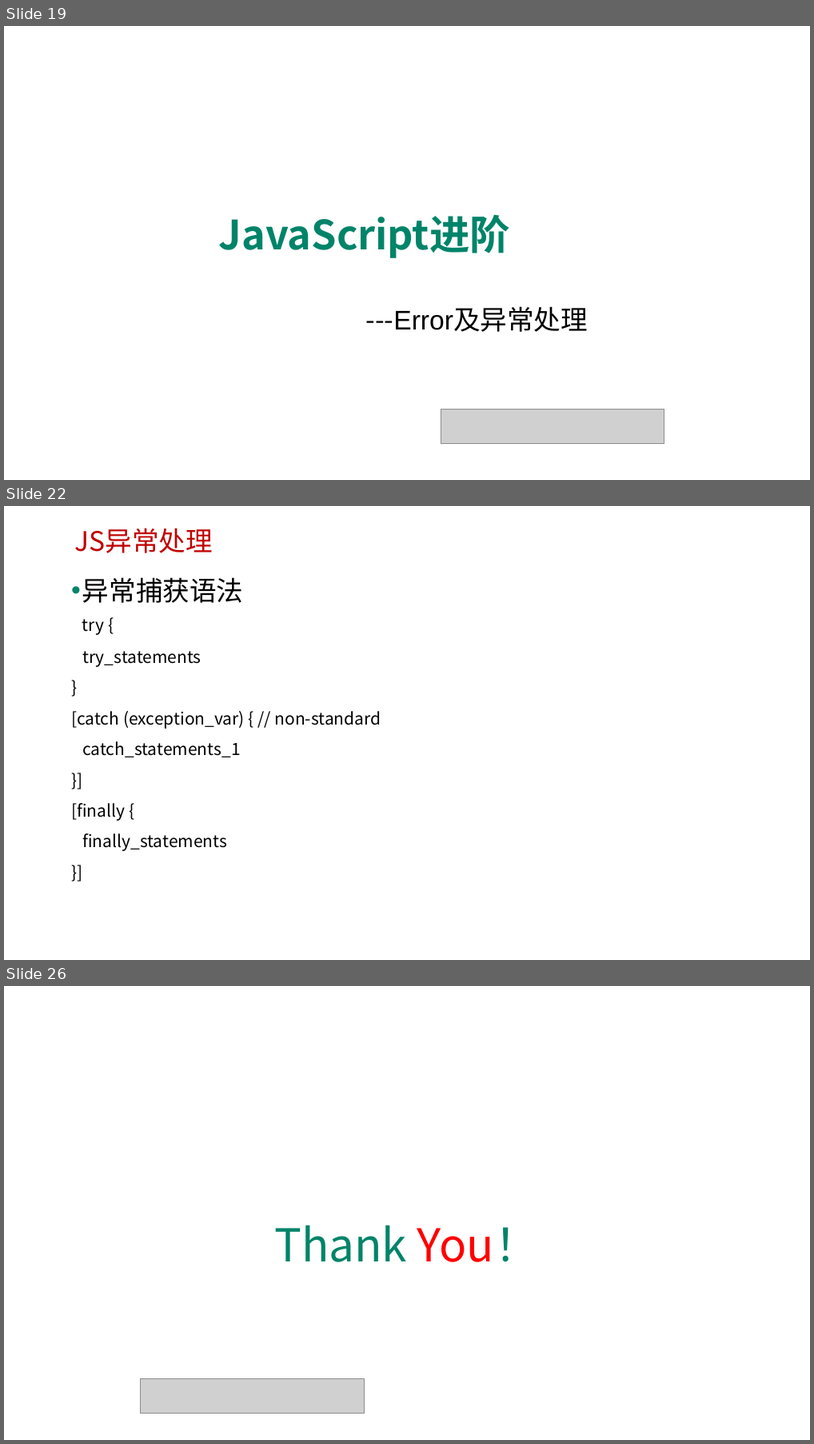
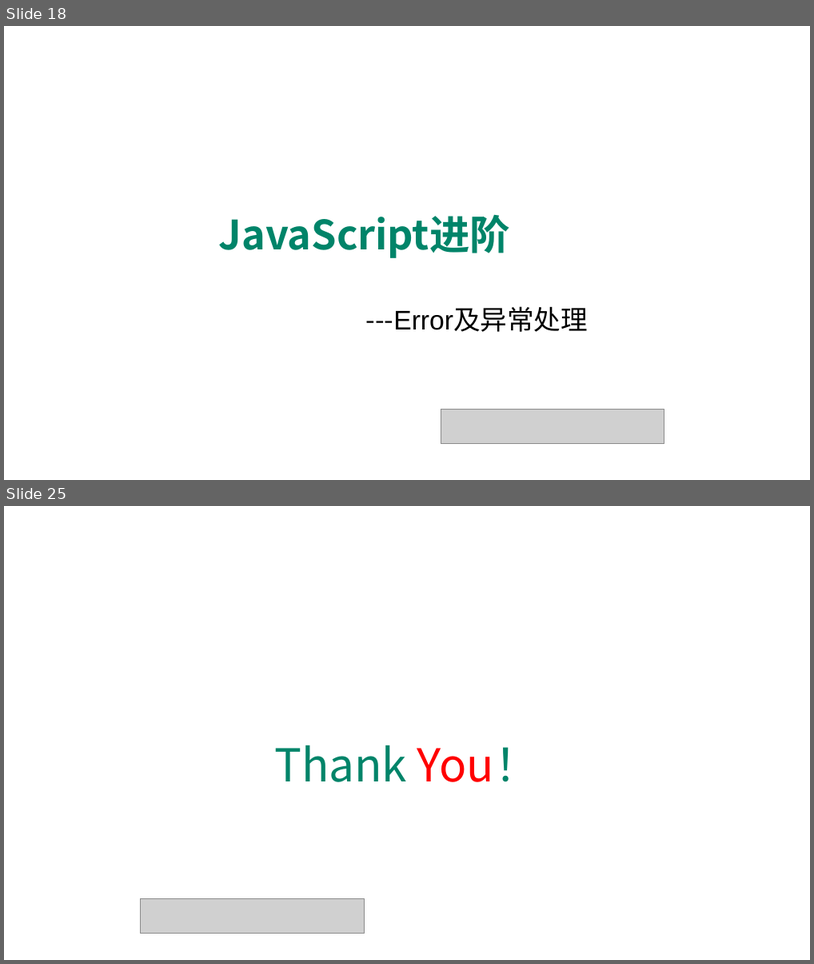
Before and after one commit to edu2act/course-javascript-advanced, a slide deck: 课程PPT/10.JavaScript标准内置对象-构造器（RegExp、Error）.pptx. Shown one above the other, each under a label of ours: slides 19, 22 and 26 before the commit, slides 18 and 25 after it; the slides between them are not shown. The pictures are 814x1444 and 814x964 pixels, drawn with LibreOffice and Linux fonts; fonts in the diff are those of the drawing; grey boxes stand for pictures; background and template pictures are left out. Boxes give left, top, right and bottom in pixels: in the first picture for what was removed or moved away, otherwise in the second. Text is boxed around its words. In the diff, an @@ line names an element or a change of style, - is before the commit and + after.

```diff
--- a/课程PPT/10.JavaScript标准内置对象-构造器（RegExp、Error）.pptx
+++ b/课程PPT/10.JavaScript标准内置对象-构造器（RegExp、Error）.pptx
@@ slide 22 removed at <box>4,506,810,960</box>, background picture (left out) @@
@@ text removed at <box>75,528,213,553</box> @@
-JS异常处理
@@ text removed at <box>71,577,382,851</box> @@
-• 异常捕获语法
-  try {
-try_statements
-}
-[catch (exception_var) { // non-standard
-catch_statements_1
-}]
-[finally {
-finally_statements
-}]
@@ what was slide 19 is now slide 18 @@
@@ what was slide 26 is now slide 25 @@
```
Also in this commit, not shown: 6 slides changed, 2 slides added, 1 other slide removed, 16 other files.
